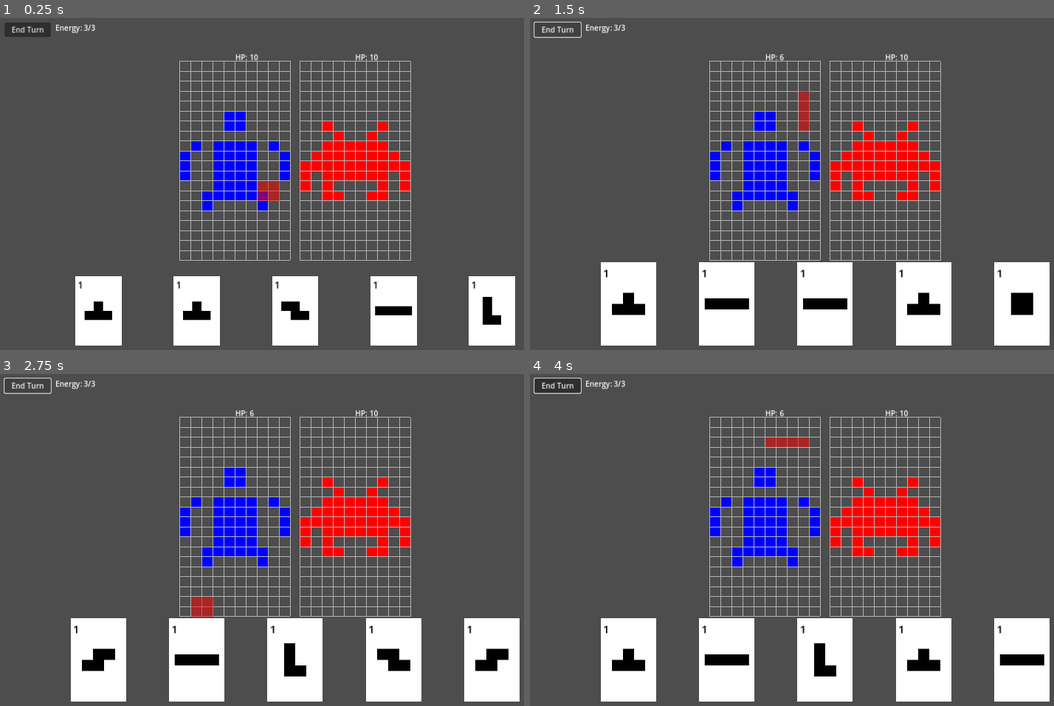
Above: before the commit, frames 1-4 (two rows, left to right).
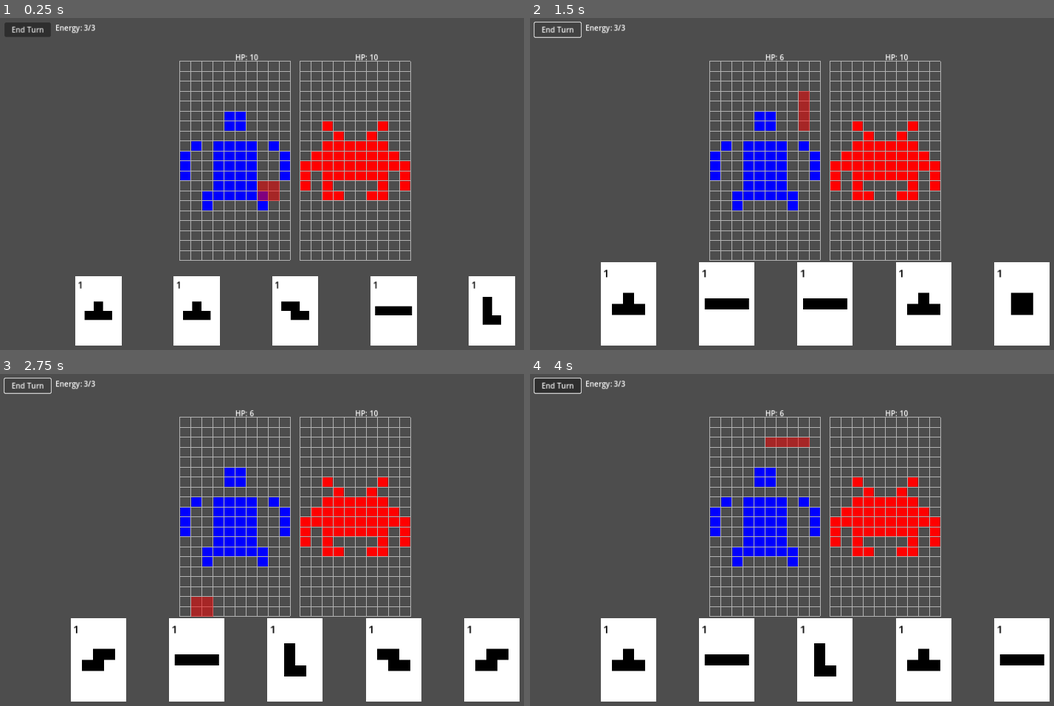
Above: after the commit, the same moments.

Repository: dBinet/SquirrelAttack
Game: Godot game, scene res://scenes/Main.tscn
The game is run twice, just before and just after one commit, with the same random seed, the same clock (stepped at 60 frames per second) and the same inputs.
Inputs (mouse positions are in pixels of both pictures, inside the frame that each line leads up to):
- Up to frame 1 (0.25 s): no input
- Up to frame 2 (1.5 s): click "End Turn" at 0.5 s; click "End Turn" at 1.25 s
- Up to frame 3 (2.75 s): click "End Turn" at 2 s
- Up to frame 4 (4 s): tap Enter at 2.75 s; move the mouse to (954, 523) at 2.77 s; click (954, 523) at 2.92 s; tap Space at 3.5 s; drag from (708, 556) to (797, 606) at 3.52 s

The runs differ from the first frame. In frame 1, 0.4% of the frame differs, in the area x 34-79%, y 28-58%; in frame 2, 0.4%; in frame 3, 0.4%; in frame 4, 0.4%.

Commit message:
Add outline drawing for character shapes

Diff:
--- a/scripts/CharacterData.gd
+++ b/scripts/CharacterData.gd
@@ -7,6 +7,7 @@
 
 const CHARACTERS_FILE := "res://data/characters.json"
 const GRID := preload("res://scripts/Grid.gd")
+const OUTLINE_COLOR := Color.BLACK
 
 static var _last_cell_size: int = -1
 
@@ -64,6 +65,27 @@
             if dx * dx + dy * dy <= r2:
                 img.set_pixel(x, y, color)
 
+static func _draw_circle_outline(img: Image, center: Vector2, radius: int, color: Color) -> void:
+    if radius <= 0:
+        return
+    var r2_outer := float(radius * radius)
+    var r2_inner := float((radius - 1) * (radius - 1))
+    var min_x := int(center.x - radius)
+    var max_x := int(center.x + radius)
+    var min_y := int(center.y - radius)
+    var max_y := int(center.y + radius)
+    for x in range(min_x, max_x + 1):
+        if x < 0 or x >= img.get_width():
+            continue
+        for y in range(min_y, max_y + 1):
+            if y < 0 or y >= img.get_height():
+                continue
+            var dx := float(x) - center.x
+            var dy := float(y) - center.y
+            var d2 := dx * dx + dy * dy
+            if d2 <= r2_outer and d2 >= r2_inner:
+                img.set_pixel(x, y, color)
+
 static func _draw_rect(img: Image, pos: Vector2i, size: Vector2i, color: Color) -> void:
     var rect := Rect2i(pos, size)
     var img_rect := Rect2i(Vector2i.ZERO, img.get_size())
@@ -71,6 +93,26 @@
     if rect.size.x <= 0 or rect.size.y <= 0:
         return
     img.fill_rect(rect, color)
+
+static func _draw_rect_outline(img: Image, pos: Vector2i, size: Vector2i, color: Color) -> void:
+    if size.x <= 0 or size.y <= 0:
+        return
+    var x0 := pos.x
+    var y0 := pos.y
+    var x1 := pos.x + size.x - 1
+    var y1 := pos.y + size.y - 1
+    for x in range(x0, x1 + 1):
+        if x >= 0 and x < img.get_width():
+            if y0 >= 0 and y0 < img.get_height():
+                img.set_pixel(x, y0, color)
+            if y1 >= 0 and y1 < img.get_height():
+                img.set_pixel(x, y1, color)
+    for y in range(y0, y1 + 1):
+        if y >= 0 and y < img.get_height():
+            if x0 >= 0 and x0 < img.get_width():
+                img.set_pixel(x0, y, color)
+            if x1 >= 0 and x1 < img.get_width():
+                img.set_pixel(x1, y, color)
 
 static func _generate_texture(desc: Dictionary) -> ImageTexture:
     var base_size := float(desc.get("size", 64))
@@ -123,12 +165,14 @@
                         var ctr := Vector2((float(c_arr[0]) + offset_x) * ratio, (float(c_arr[1]) + offset_y) * ratio)
                         var rad := int(float(s.get("radius", 0)) * ratio)
                         _draw_circle(img, ctr, rad, col)
+                        _draw_circle_outline(img, ctr, rad, OUTLINE_COLOR)
                     "rect":
                         var p_arr: Array = s.get("position", [0, 0])
                         var sz_arr: Array = s.get("size", [1, 1])
                         var pos := Vector2i(int(round((float(p_arr[0]) + offset_x) * ratio)), int(round((float(p_arr[1]) + offset_y) * ratio)))
                         var sz := Vector2i(int(round(float(sz_arr[0]) * ratio)), int(round(float(sz_arr[1]) * ratio)))
                         _draw_rect(img, pos, sz, col)
+                        _draw_rect_outline(img, pos, sz, OUTLINE_COLOR)
     return ImageTexture.create_from_image(img)
 
 static func get_texture(name: String) -> ImageTexture:
